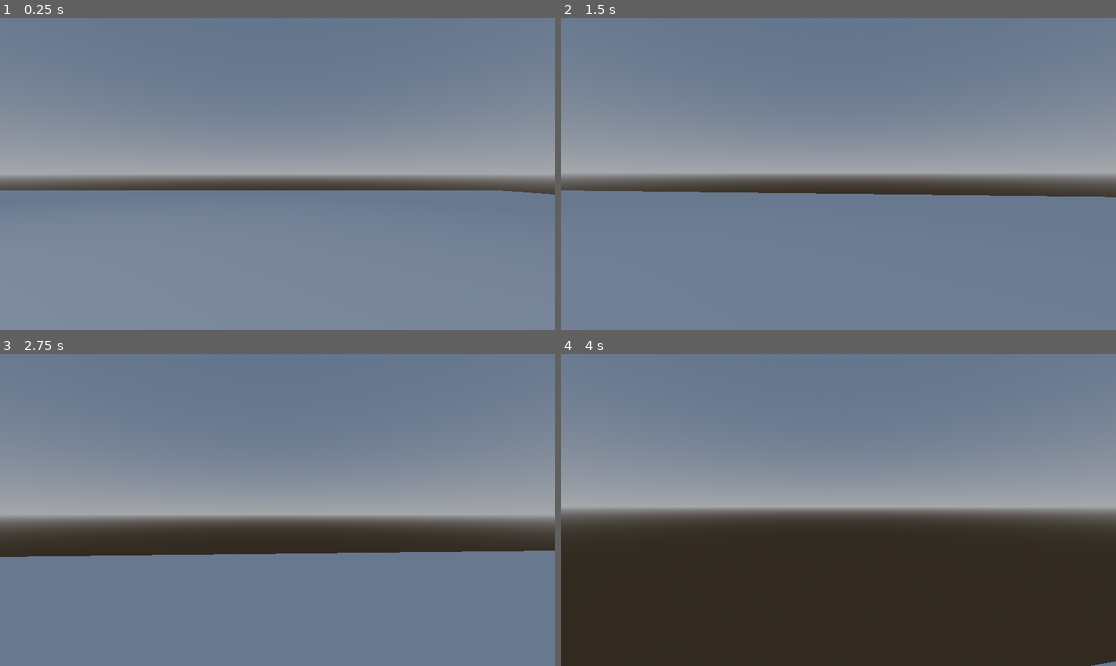
Above: before the commit, frames 1-4 (two rows, left to right).
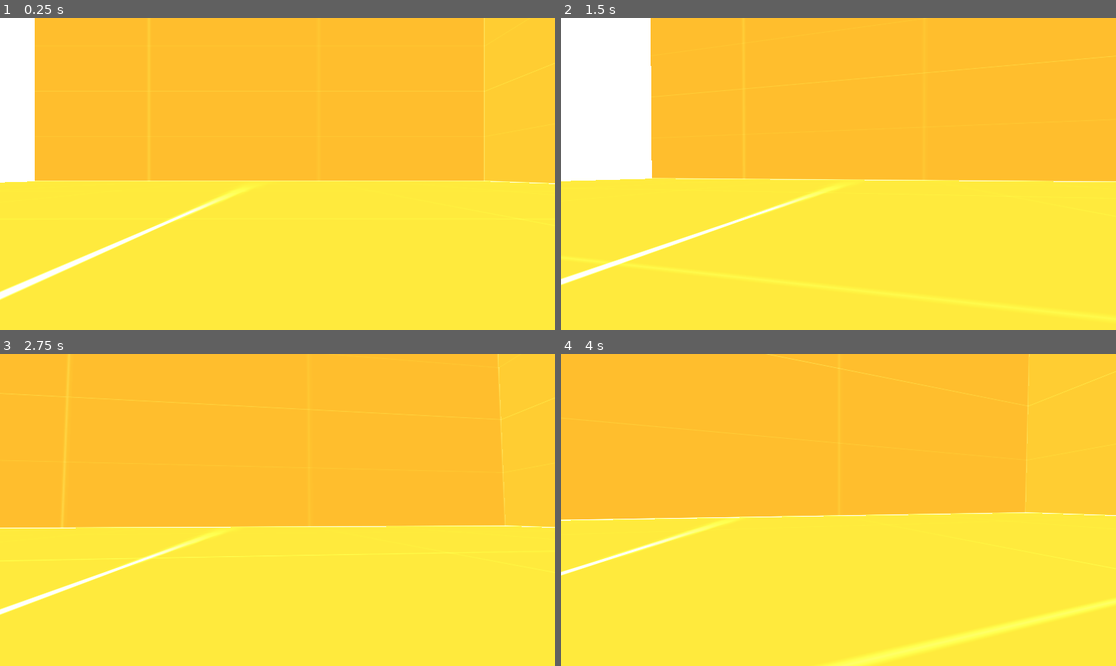
Above: after the commit, the same moments.

Repository: CannedFoody/Game_Side_Project
Game: Godot game, scene res://Scenes/testing_level.tscn
Same seed, same stepped clock (60 frames per second), same inputs: the game is played once before the commit and once after it.
Inputs (mouse positions are in pixels of both pictures, inside the frame that each line leads up to):
- Up to frame 1 (0.25 s): no input
- Up to frame 2 (1.5 s): tap Enter (ui_accept) at 0.5, 0.77, 0.8, 1.07, 1.35 s; move the mouse to (866, 174) at 0.52 s; hold W (Forward) from 0.53 s (still down); tap Shift (Sprint) at 0.6 s; move the mouse to (810, 174) at 1.27 s
- Up to frame 3 (2.75 s): keep holding W (Forward); tap Enter (ui_accept) at 1.52, 1.82, 2.3 s; tap Shift (Sprint) at 1.55, 2.1 s; move the mouse to (288, 503) at 2.02 s
- Up to frame 4 (4 s): keep holding W (Forward); move the mouse to (832, 516) at 2.77 s; tap Shift (Sprint) at 2.85 s; tap Enter (ui_accept) at 3.02, 3.32, 3.6, 3.77 s; move the mouse to (877, 513) at 3.52 s

The runs differ from the first frame. In frame 1, 100% of the frame differs, in the area x 0-100%, y 0-100%; in frame 2, 100%; in frame 3, 100%; in frame 4, 100%.

Commit message:
Added some placeholder textures to the test_level as well as some walls. Added a pause menu and an info menu which you can toggle with F1.

Diff:
--- /dev/null
+++ b/Scenes/pause_menu.tscn
@@ -0,0 +1,30 @@
+[gd_scene format=3 uid="uid://dlmfuesj4qbg"]
+
+[ext_resource type="Script" uid="uid://bho5p2ceya2j1" path="res://Scripts/pause_menu.gd" id="1_emv3i"]
+
+[node name="Pause_Menu" type="Control" unique_id=1591878337]
+layout_mode = 3
+anchors_preset = 15
+anchor_right = 1.0
+anchor_bottom = 1.0
+grow_horizontal = 2
+grow_vertical = 2
+script = ExtResource("1_emv3i")
+
+[node name="MarginContainer" type="MarginContainer" parent="." unique_id=662462945]
+layout_mode = 0
+offset_right = 40.0
+offset_bottom = 40.0
+
+[node name="VBoxContainer" type="VBoxContainer" parent="MarginContainer" unique_id=1702745427]
+layout_mode = 2
+
+[node name="Resume" type="Button" parent="MarginContainer/VBoxContainer" unique_id=1451803527]
+texture_filter = 1
+layout_mode = 2
+text = "Resume"
+
+[node name="Quit" type="Button" parent="MarginContainer/VBoxContainer" unique_id=541333579]
+texture_filter = 1
+layout_mode = 2
+text = "Quit"
--- a/Scenes/player.tscn
+++ b/Scenes/player.tscn
@@ -26,3 +26,70 @@
 [node name="MeshInstance3D" type="MeshInstance3D" parent="." unique_id=545612323]
 transform = Transform3D(1, 0, 0, 0, 1, 0, 0, 0, 1, 0, 1, 0)
 mesh = SubResource("CapsuleMesh_cvnsp")
+
+[node name="PanelContainer" type="PanelContainer" parent="." unique_id=94196041]
+offset_right = 40.0
+offset_bottom = 40.0
+
+[node name="VBoxContainer" type="VBoxContainer" parent="PanelContainer" unique_id=342962788]
+layout_mode = 2
+
+[node name="x_pos" type="Label" parent="PanelContainer/VBoxContainer" unique_id=92526406]
+texture_filter = 1
+layout_mode = 2
+
+[node name="y_pos" type="Label" parent="PanelContainer/VBoxContainer" unique_id=1378186995]
+texture_filter = 1
+layout_mode = 2
+
+[node name="z_pos" type="Label" parent="PanelContainer/VBoxContainer" unique_id=183023908]
+texture_filter = 1
+layout_mode = 2
+
+[node name="velocity_x" type="Label" parent="PanelContainer/VBoxContainer" unique_id=1702634720]
+texture_filter = 1
+layout_mode = 2
+
+[node name="velocity_y" type="Label" parent="PanelContainer/VBoxContainer" unique_id=501390215]
+texture_filter = 1
+layout_mode = 2
+
+[node name="Pause Menu" type="Node" parent="." unique_id=2114552694]
+
+[node name="Pause_Menu" type="Control" parent="Pause Menu" unique_id=1591878337]
+visible = false
+layout_mode = 3
+anchors_preset = 8
+anchor_left = 0.5
+anchor_top = 0.5
+anchor_right = 0.5
+anchor_bottom = 0.5
+offset_left = -57.99994
+offset_top = -87.0
+offset_right = -57.99994
+offset_bottom = -87.0
+grow_horizontal = 2
+grow_vertical = 2
+scale = Vector2(2.0390282, 2.0390282)
+size_flags_horizontal = 4
+
+[node name="MarginContainer" type="MarginContainer" parent="Pause Menu/Pause_Menu" unique_id=662462945]
+layout_mode = 0
+offset_right = 40.0
+offset_bottom = 40.0
+
+[node name="VBoxContainer" type="VBoxContainer" parent="Pause Menu/Pause_Menu/MarginContainer" unique_id=1702745427]
+layout_mode = 2
+
+[node name="Resume" type="Button" parent="Pause Menu/Pause_Menu/MarginContainer/VBoxContainer" unique_id=1451803527]
+texture_filter = 1
+layout_mode = 2
+text = "Resume"
+
+[node name="Quit" type="Button" parent="Pause Menu/Pause_Menu/MarginContainer/VBoxContainer" unique_id=541333579]
+texture_filter = 1
+layout_mode = 2
+text = "Quit"
+
+[connection signal="pressed" from="Pause Menu/Pause_Menu/MarginContainer/VBoxContainer/Resume" to="." method="_on_resume_pressed"]
+[connection signal="pressed" from="Pause Menu/Pause_Menu/MarginContainer/VBoxContainer/Quit" to="." method="_on_quit_pressed"]
--- a/Scenes/testing_level.tscn
+++ b/Scenes/testing_level.tscn
@@ -1,15 +1,19 @@
 [gd_scene format=3 uid="uid://c5gbny28e221x"]
 
+[ext_resource type="Texture2D" uid="uid://dgehn8q2uqv83" path="res://Materials/Floors/orange.png" id="1_s1ufb"]
 [ext_resource type="PackedScene" uid="uid://cnk8dme0ilmxw" path="res://Scenes/player.tscn" id="1_simi3"]
+[ext_resource type="Texture2D" uid="uid://vlq4waks12is" path="res://Materials/Walls/purple.png" id="3_1cks4"]
+[ext_resource type="Texture2D" uid="uid://bxssq3pq66tdi" path="res://Materials/Walls/orange.png" id="3_uai4t"]
 
 [sub_resource type="BoxShape3D" id="BoxShape3D_uai4t"]
-size = Vector3(50, 0.1, 50)
+size = Vector3(100, 0.1, 100)
 
 [sub_resource type="StandardMaterial3D" id="StandardMaterial3D_1cks4"]
+albedo_texture = ExtResource("1_s1ufb")
 
 [sub_resource type="PlaneMesh" id="PlaneMesh_rhpwq"]
 material = SubResource("StandardMaterial3D_1cks4")
-size = Vector2(50, 50)
+size = Vector2(100, 100)
 
 [sub_resource type="ProceduralSkyMaterial" id="ProceduralSkyMaterial_simi3"]
 
@@ -18,7 +22,26 @@
 
 [sub_resource type="Environment" id="Environment_uai4t"]
 background_mode = 2
+background_energy_multiplier = 3.0
 sky = SubResource("Sky_s1ufb")
+
+[sub_resource type="StandardMaterial3D" id="StandardMaterial3D_rhpwq"]
+albedo_texture = ExtResource("3_1cks4")
+
+[sub_resource type="BoxMesh" id="BoxMesh_ovg1v"]
+material = SubResource("StandardMaterial3D_rhpwq")
+
+[sub_resource type="BoxShape3D" id="BoxShape3D_esepx"]
+
+[sub_resource type="StandardMaterial3D" id="StandardMaterial3D_uai4t"]
+albedo_texture = ExtResource("3_uai4t")
+
+[sub_resource type="BoxMesh" id="BoxMesh_1cks4"]
+material = SubResource("StandardMaterial3D_uai4t")
+size = Vector3(100, 40, 1)
+
+[sub_resource type="BoxShape3D" id="BoxShape3D_rhpwq"]
+size = Vector3(100, 40, 1)
 
 [node name="Testing_Level" type="Node" unique_id=1193772229]
 
@@ -28,6 +51,7 @@
 shape = SubResource("BoxShape3D_uai4t")
 
 [node name="MeshInstance3D" type="MeshInstance3D" parent="Floor" unique_id=155824436]
+transform = Transform3D(1, 0, 0, 0, 1, 0, 0, 0, 1, -0.062680244, 0.0063495636, -0.01631546)
 mesh = SubResource("PlaneMesh_rhpwq")
 
 [node name="Player" parent="." unique_id=1551640454 instance=ExtResource("1_simi3")]
@@ -36,6 +60,43 @@
 [node name="WorldEnvironment" type="WorldEnvironment" parent="." unique_id=1952853397]
 environment = SubResource("Environment_uai4t")
 
-[node name="OmniLight3D" type="OmniLight3D" parent="." unique_id=1377989857]
-transform = Transform3D(1, 0, 0, 0, 1, 0, 0, 0, 1, 0, 6.540283, 0)
-omni_range = 22.145
+[node name="Object" type="Node" parent="." unique_id=1168545572]
+
+[node name="Cube" type="RigidBody3D" parent="Object" unique_id=1986072888]
+transform = Transform3D(1, 0, 0, 0, 1, 0, 0, 0, 1, 0, 2.9494886, 1.7085099)
+
+[node name="MeshInstance3D" type="MeshInstance3D" parent="Object/Cube" unique_id=2061957720]
+mesh = SubResource("BoxMesh_ovg1v")
+
+[node name="CollisionShape3D" type="CollisionShape3D" parent="Object/Cube" unique_id=1530378552]
+shape = SubResource("BoxShape3D_esepx")
+
+[node name="Wall" type="StaticBody3D" parent="Object" unique_id=797924140]
+transform = Transform3D(1, 0, 0, 0, 1, 0, 0, 0, 1, 0, 20, -50.4)
+
+[node name="MeshInstance3D" type="MeshInstance3D" parent="Object/Wall" unique_id=741743657]
+transform = Transform3D(-1, 0, 8.742278e-08, 0, 1, 0, -8.742278e-08, 0, -1, 0, 0, 0)
+mesh = SubResource("BoxMesh_1cks4")
+
+[node name="CollisionShape3D" type="CollisionShape3D" parent="Object/Wall" unique_id=34912151]
+shape = SubResource("BoxShape3D_rhpwq")
+
+[node name="Wall2" type="StaticBody3D" parent="Object" unique_id=1386634295]
+transform = Transform3D(-1, 0, 8.742278e-08, 0, 1, 0, -8.742278e-08, 0, -1, 0, 20, 49.6)
+
+[node name="MeshInstance3D" type="MeshInstance3D" parent="Object/Wall2" unique_id=1579324269]
+transform = Transform3D(-1, 0, 8.742278e-08, 0, 1, 0, -8.742278e-08, 0, -1, 0, 0, 0)
+mesh = SubResource("BoxMesh_1cks4")
+
+[node name="CollisionShape3D" type="CollisionShape3D" parent="Object/Wall2" unique_id=808988207]
+shape = SubResource("BoxShape3D_rhpwq")
+
+[node name="Wall3" type="StaticBody3D" parent="Object" unique_id=80435252]
+transform = Transform3D(-4.371139e-08, 0, -1, 0, 1, 0, 1, 0, -4.371139e-08, 50, 20, -0.40000153)
+
+[node name="MeshInstance3D" type="MeshInstance3D" parent="Object/Wall3" unique_id=1879488802]
+transform = Transform3D(-1, 0, 8.742278e-08, 0, 1, 0, -8.742278e-08, 0, -1, 0, 0, 0)
+mesh = SubResource("BoxMesh_1cks4")
+
+[node name="CollisionShape3D" type="CollisionShape3D" parent="Object/Wall3" unique_id=470054719]
+shape = SubResource("BoxShape3D_rhpwq")
--- /dev/null
+++ b/Scripts/pause_menu.gd
@@ -0,0 +1 @@
+extends Control
--- a/Scripts/player_camera_script.gd
+++ b/Scripts/player_camera_script.gd
@@ -17,20 +17,21 @@
 	player_controller = get_parent()
 
 func _input(event: InputEvent) -> void:
-	if event is InputEventMouseMotion:
+	if (event is InputEventMouseMotion) and Input.mouse_mode == Input.MOUSE_MODE_CAPTURED:
 		mouse_input.x += -event.screen_relative.x * mouse_sensitivity
 		mouse_input.y += -event.screen_relative.y * mouse_sensitivity
 
 func _process(_delta: float) -> void:
-	input_rotation.x = clampf(input_rotation.x + mouse_input.y, deg_to_rad(-90), deg_to_rad(85))
-	input_rotation.y += mouse_input.x
+	if (Input.mouse_mode == Input.MOUSE_MODE_CAPTURED):
+		input_rotation.x = clampf(input_rotation.x + mouse_input.y, deg_to_rad(-90), deg_to_rad(85))
+		input_rotation.y += mouse_input.x
 
-	# rotate camera controller (up/down)
-	player_controller.camera_pivot_anchor.transform.basis = Basis.from_euler(Vector3(input_rotation.x, 0.0, 0.0))
+		# rotate camera controller (up/down)
+		player_controller.camera_pivot_anchor.transform.basis = Basis.from_euler(Vector3(input_rotation.x, 0.0, 0.0))
 
-	# rotate player (left/right)
-	player_controller.global_transform.basis = Basis.from_euler(Vector3(0.0, input_rotation.y, 0.0))
+		# rotate player (left/right)
+		player_controller.global_transform.basis = Basis.from_euler(Vector3(0.0, input_rotation.y, 0.0))
 
-	global_transform = player_controller.camera_pivot_anchor.get_global_transform_interpolated()
+		global_transform = player_controller.camera_pivot_anchor.get_global_transform_interpolated()
 
-	mouse_input = Vector2.ZERO
+		mouse_input = Vector2.ZERO
--- a/Scripts/player_script.gd
+++ b/Scripts/player_script.gd
@@ -4,12 +4,24 @@
 class_name PlayerController
 extends CharacterBody3D
 
+@onready var pause_menu: Control = $"Pause Menu/Pause_Menu"
+
+# Labels for information
+@onready var x_pos: Label = $PanelContainer/VBoxContainer/x_pos
+@onready var y_pos: Label = $PanelContainer/VBoxContainer/y_pos
+@onready var z_pos: Label = $PanelContainer/VBoxContainer/z_pos
+@onready var velocity_x: Label = $PanelContainer/VBoxContainer/velocity_x
+@onready var velocity_y: Label = $PanelContainer/VBoxContainer/velocity_y
+@onready var panel_container: PanelContainer = $PanelContainer
+
+var paused = false
+var info_hidden = true
+
+# Camera vars
 @onready var camera_3d: Camera3D = $"Camera-Pivot/Camera3D"
 @onready var camera_pivot_anchor: Marker3D = $"Camera-Pivot-Anchor"
 
-var interact_obj: Node3D = null
-var holding_obj = false
-
+# Player movement vars
 @export var player_speed = 5.0
 @export var player_jump_velocity = 4.5
 @export var player_sprint_str = 5.0
@@ -18,32 +30,69 @@
 func _ready() -> void:
 	Input.mouse_mode = Input.MOUSE_MODE_CAPTURED
 
+func _process(delta: float) -> void:
+	if(Input.is_action_just_pressed("Pause")):
+		pause_menu_functionality()
+
+#	Debug information panel toggle and information toggle.
+
+	x_pos.text = "X | " + str(global_position.x)
+	y_pos.text = "Y | " + str(global_position.y)
+	z_pos.text = "Z | " + str(global_position.z)
+	velocity_x.text = "Velocity X | " + str(velocity.x)
+	velocity_y.text = "Velocity Y | " + str(velocity.y)
+
+	if(info_hidden):
+		panel_container.hide()
+	else:
+		panel_container.show()
+
+	if(Input.is_action_just_pressed("Info_Toggle")):
+		info_hidden = !info_hidden
+
 func _physics_process(_delta: float) -> void:
-	if Input.is_action_just_pressed("ui_cancel"):
-		get_tree().quit()
+	if (Input.mouse_mode == Input.MOUSE_MODE_CAPTURED):
+		# Add the gravity.
+		if not is_on_floor():
+			velocity += get_gravity() * _delta
 
-	# Add the gravity.
-	if not is_on_floor():
-		velocity += get_gravity() * _delta
+		# Sprint functionality
+		if Input.is_action_just_pressed("Sprint"):
+			player_speed = player_speed + player_sprint_str
+		if Input.is_action_just_released("Sprint"):
+			player_speed = player_speed - player_sprint_str
 
-	# Sprint functionality
-	if Input.is_action_just_pressed("Sprint"):
-		player_speed = player_speed + player_sprint_str
-	if Input.is_action_just_released("Sprint"):
-		player_speed = player_speed - player_sprint_str
+		# Handle jump.
+		if Input.is_action_just_pressed("ui_accept") and is_on_floor():
+			velocity.y = player_jump_velocity
 
-	# Handle jump.
-	if Input.is_action_just_pressed("ui_accept") and is_on_floor():
-		velocity.y = player_jump_velocity
+		var input_dir := Input.get_vector("Left", "Right", "Forward", "Backward")
+		var direction = (camera_3d.global_transform.basis * Vector3(input_dir.x, 0, input_dir.y)).normalized()
+		direction.y = 0
 
-	var input_dir := Input.get_vector("Left", "Right", "Forward", "Backward")
-	var direction = (camera_3d.global_transform.basis * Vector3(input_dir.x, 0, input_dir.y)).normalized()
-	direction.y = 0
+		if direction:
+			velocity.x = direction.x * player_speed
+			velocity.z = direction.z * player_speed
+		else:
+			velocity.x = move_toward(velocity.x, 0, player_speed)
+			velocity.z = move_toward(velocity.z, 0, player_speed)
+		move_and_slide()
 
-	if direction:
-		velocity.x = direction.x * player_speed
-		velocity.z = direction.z * player_speed
+func pause_menu_functionality():
+	if(paused):
+		pause_menu.hide()
+		Engine.time_scale = 1
+		Input.set_mouse_mode(Input.MOUSE_MODE_CAPTURED)
 	else:
-		velocity.x = move_toward(velocity.x, 0, player_speed)
-		velocity.z = move_toward(velocity.z, 0, player_speed)
-	move_and_slide()
+		pause_menu.show()
+		Engine.time_scale = 0
+		Input.set_mouse_mode(Input.MOUSE_MODE_VISIBLE)
+
+	paused = !paused
+
+
+func _on_resume_pressed() -> void:
+	pause_menu_functionality()
+
+func _on_quit_pressed() -> void:
+	get_tree().quit()
--- a/icon.svg
+++ /dev/null
@@ -1 +0,0 @@
-<svg xmlns="http://www.w3.org/2000/svg" width="128" height="128"><rect width="124" height="124" x="2" y="2" fill="#363d52" stroke="#212532" stroke-width="4" rx="14"/><g fill="#fff" transform="translate(12.322 12.322)scale(.101)"><path d="M105 673v33q407 354 814 0v-33z"/><path fill="#478cbf" d="m105 673 152 14q12 1 15 14l4 67 132 10 8-61q2-11 15-15h162q13 4 15 15l8 61 132-10 4-67q3-13 15-14l152-14V427q30-39 56-81-35-59-83-108-43 20-82 47-40-37-88-64 7-51 8-102-59-28-123-42-26 43-46 89-49-7-98 0-20-46-46-89-64 14-123 42 1 51 8 102-48 27-88 64-39-27-82-47-48 49-83 108 26 42 56 81zm0 33v39c0 276 813 276 814 0v-39l-134 12-5 69q-2 10-14 13l-162 11q-12 0-16-11l-10-65H446l-10 65q-4 11-16 11l-162-11q-12-3-14-13l-5-69z"/><path d="M483 600c0 34 58 34 58 0v-86c0-34-58-34-58 0z"/><circle cx="725" cy="526" r="90"/><circle cx="299" cy="526" r="90"/></g><g fill="#414042" transform="translate(12.322 12.322)scale(.101)"><circle cx="307" cy="532" r="60"/><circle cx="717" cy="532" r="60"/></g></svg>
--- a/project.godot
+++ b/project.godot
@@ -13,7 +13,13 @@
 config/name="game-side-project"
 run/main_scene="uid://c5gbny28e221x"
 config/features=PackedStringArray("4.6", "Forward Plus")
-config/icon="res://icon.svg"
+run/max_fps=120
+
+[display]
+
+window/size/viewport_width=1920
+window/size/viewport_height=1080
+window/size/mode=3
 
 [input]
 
@@ -42,10 +48,26 @@
 "events": [Object(InputEventKey,"resource_local_to_scene":false,"resource_name":"","device":-1,"window_id":0,"alt_press …(192 unchanged characters)…
 ]
 }
+Debug={
+"deadzone": 0.2,
+"events": [Object(InputEventKey,"resource_local_to_scene":false,"resource_name":"","device":-1,"window_id":0,"alt_pressed":false,"shift_pressed":false,"ctrl_pressed":false,"meta_pressed":false,"pressed":false,"keycode":0,"physical_keycode":4194332,"key_label":0,"unicode":0,"location":0,"echo":false,"script":null)
+]
+}
+Info_Toggle={
+"deadzone": 0.2,
+"events": [Object(InputEventKey,"resource_local_to_scene":false,"resource_name":"","device":-1,"window_id":0,"alt_pressed":false,"shift_pressed":false,"ctrl_pressed":false,"meta_pressed":false,"pressed":false,"keycode":0,"physical_keycode":4194333,"key_label":0,"unicode":0,"location":0,"echo":false,"script":null)
+]
+}
+Pause={
+"deadzone": 0.2,
+"events": [Object(InputEventKey,"resource_local_to_scene":false,"resource_name":"","device":-1,"window_id":0,"alt_pressed":false,"shift_pressed":false,"ctrl_pressed":false,"meta_pressed":false,"pressed":false,"keycode":0,"physical_keycode":4194305,"key_label":0,"unicode":0,"location":0,"echo":false,"script":null)
+]
+}
 
 [physics]
 
 3d/physics_engine="Jolt Physics"
+common/physics_interpolation=true
 
 [rendering]
 
Not shown, added: LICENSE.txt
Binary file added: Materials/Floors/orange.png
Not shown, added: Materials/Floors/orange.png.import
Binary file added: Materials/Floors/purple.png
Not shown, added: Materials/Floors/purple.png.import
Binary file added: Materials/Floors/red.png
Not shown, added: Materials/Floors/red.png.import
Binary file added: Materials/Walls/orange.png
Not shown, added: Materials/Walls/orange.png.import
Binary file added: Materials/Walls/purple.png
Not shown, added: Materials/Walls/purple.png.import
Binary file added: Materials/Walls/red.png
(and 3 more such lines)
